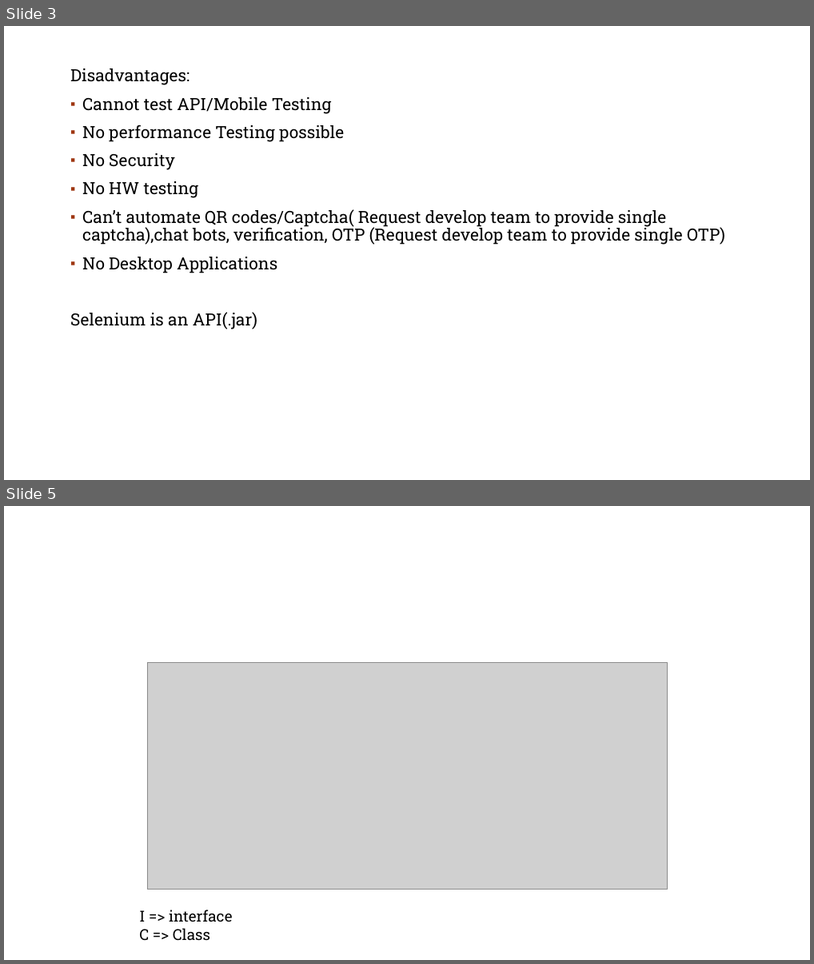
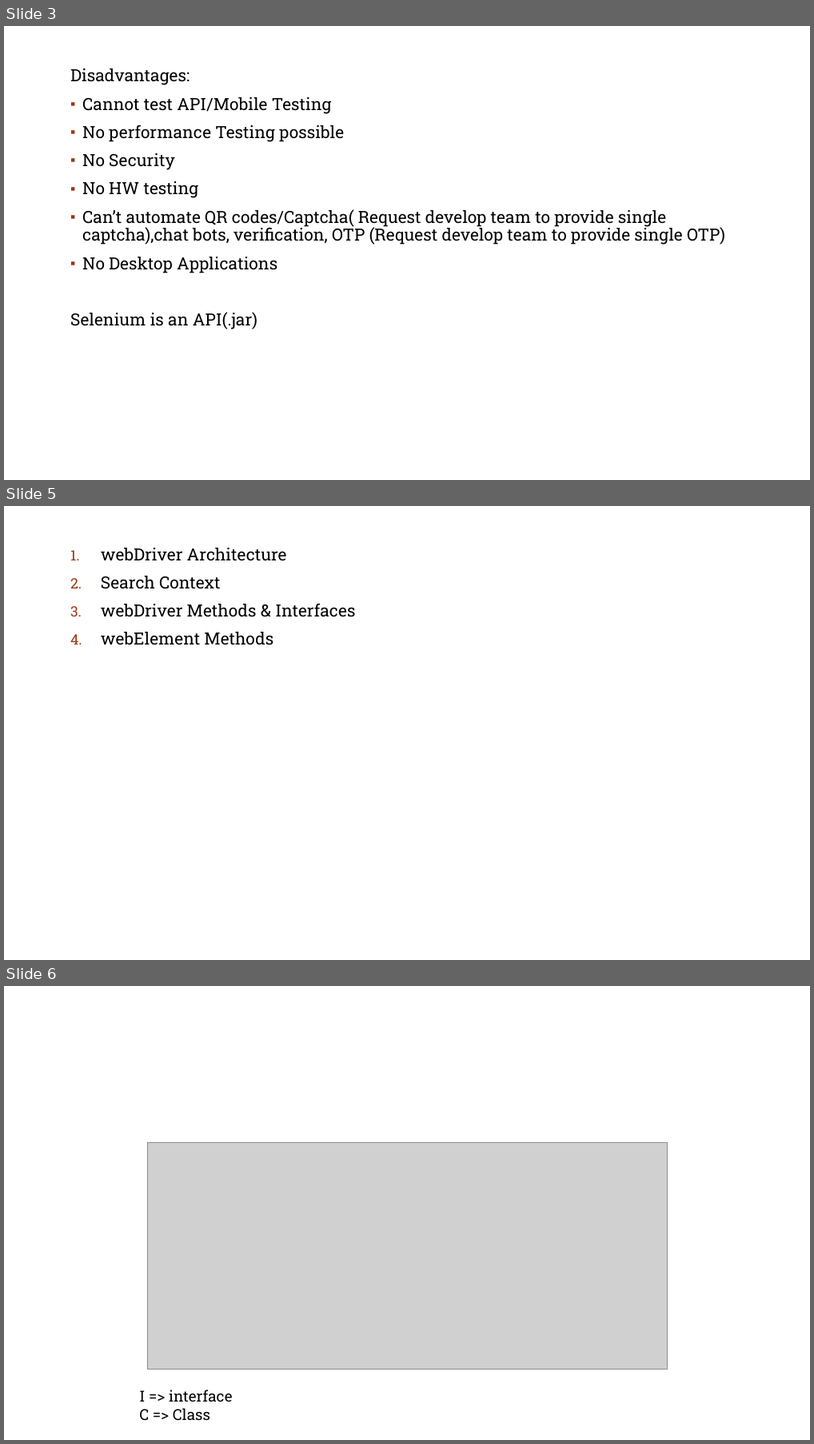
Before and after one commit to rsai-praveen/SeleniumCourse, a slide deck: Selenium.pptx. Shown one above the other, each under a label of ours: slides 3 and 5 before the commit, slides 3, 5 and 6 after it; the slides between them are not shown. The pictures are 814x964 and 814x1444 pixels, drawn with LibreOffice and Linux fonts; fonts in the diff are those of the drawing; grey boxes stand for pictures; background and template pictures are left out. Boxes give left, top, right and bottom in pixels: in the first picture for what was removed or moved away, otherwise in the second. Text is boxed around its words. In the diff, an @@ line names an element or a change of style, - is before the commit and + after.

```diff
--- a/Selenium.pptx
+++ b/Selenium.pptx
@@ slide 5 added at (4, 506, 810, 960), background #FFFFFF; not listed: 1 template element that a slide beside it also shows @@
@@ text added at (101, 548, 355, 645), 20 pt, text #000000 @@
+1. webDriver Architecture
+2. Search Context
+3. webDriver Methods & Interfaces
+4. webElement Methods
@@ what was slide 5 is now slide 6 @@
```
Also in this commit, not shown: 1 slide changed, 13 other slides added, 1 other file.
